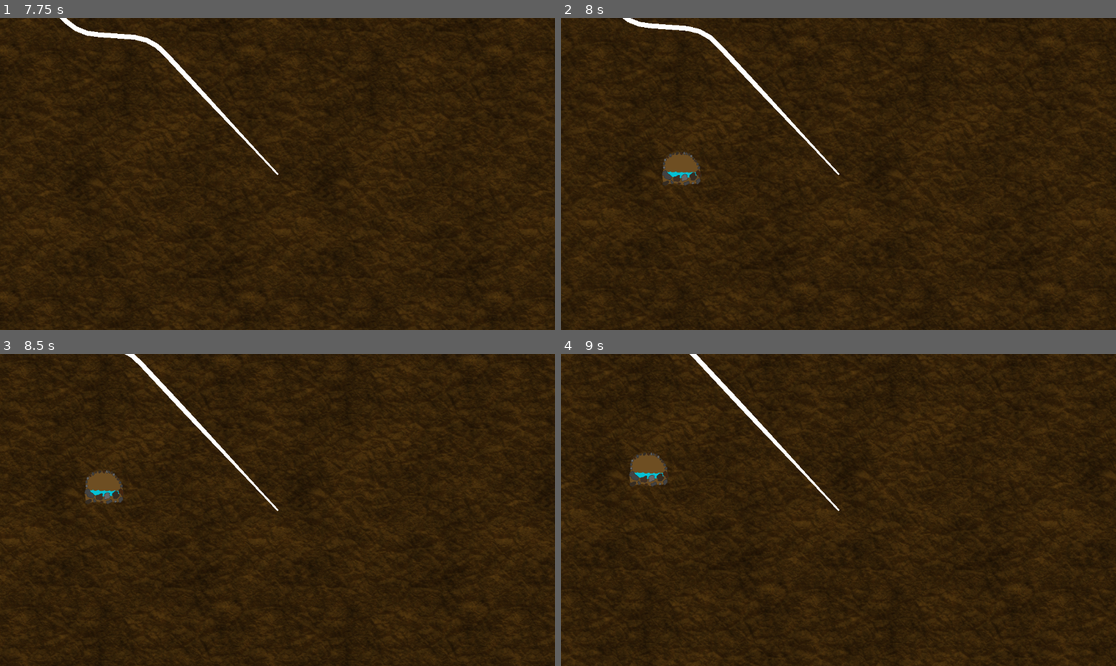
Above: before the commit, frames 1-4 (two rows, left to right).
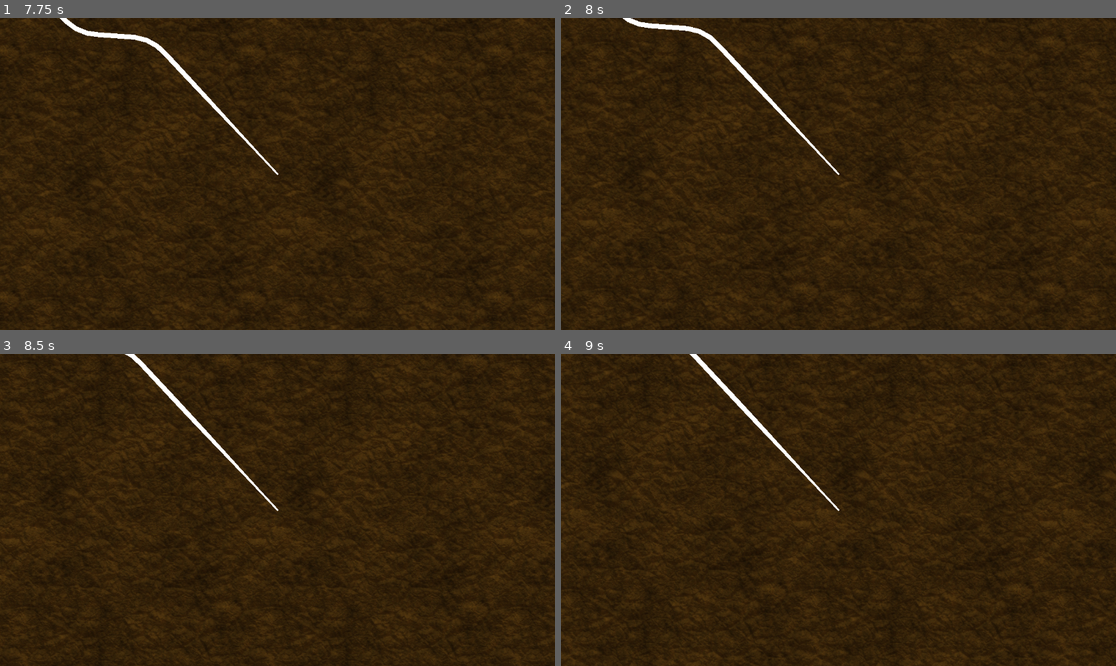
Above: after the commit, the same moments.

Repository: theghastlytuna/Broot_Force
Game: Godot game, scene res://Scenes/Areas/World.tscn
The game is run twice, just before and just after one commit, with the same random seed, the same clock (stepped at 60 frames per second) and the same inputs. The engine's default icon, where the game draws it, is replaced by a stand-in: a white triangle on a blue panel in a dark square.
Inputs (mouse positions are in pixels of both pictures, inside the frame that each line leads up to):
- Up to frame 1 (7.75 s): move the mouse to (399, 158) at 0.52 s; hold Right (ui_right) 0.53-1.25 s; click (399, 158) at 0.67 s; drag from (166, 189) to (249, 236) at 1.27 s; move the mouse to (333, 105) at 2.02 s; hold Right (ui_right) 2.03-2.75 s; drag from (249, 236) to (111, 127) at 2.77 s; move the mouse to (444, 220) at 3.52 s; hold Left (ui_left) 3.53-4.25 s; drag from (111, 127) to (194, 96) at 4.27 s; move the mouse to (305, 174) at 5.02 s; hold Down (ui_down) 5.03-5.75 s; click (305, 174) at 5.17 s; drag from (194, 96) to (166, 189) at 5.77 s; move the mouse to (399, 158) at 6.52 s; hold Up (ui_up) 6.53-7.25 s; drag from (166, 189) to (249, 236) at 7.27 s
- Up to frame 2 (8 s): no input
- Up to frame 3 (8.5 s): move the mouse to (333, 441) at 8.02 s; hold Down (ui_down) from 8.03 s (still down)
- Up to frame 4 (9 s): release Down (ui_down) at 8.75 s; drag from (810, 572) to (672, 463) at 8.77 s

Frame 1 is identical in both runs. In frame 2, 0.6% of the frame differs, in the area x 18-26%, y 42-54%; in frame 3, 0.6%; in frame 4, 0.6%, in the area x 12-20%, y 31-43%.
Error after the commit: Invalid access to property or key 'depthsCollected' on a base object of type 'Nil'. (res://Scripts/RootPhase/Spawn)

Commit message:
got saving working

Diff:
--- a/Scenes/Areas/World.tscn
+++ b/Scenes/Areas/World.tscn
@@ -1,15 +1,20 @@
-[gd_scene load_steps=8 format=3 uid="uid://brh7kxvkvq02q"]
+[gd_scene load_steps=11 format=3 uid="uid://brh7kxvkvq02q"]
 
 [ext_resource type="Texture2D" uid="uid://wnnrtab0skb7" path="res://Art Assets/Textures/Layer2.png" id="1_tfsmi"]
 [ext_resource type="Script" path="res://Scripts/RootPhase/Spawn Management/LayerManager.gd" id="2_5ev5r"]
 [ext_resource type="Texture2D" uid="uid://6mm3q3gblhrr" path="res://icon.svg" id="3_gnh0v"]
 [ext_resource type="Script" path="res://Scripts/RootPhase/Root/Line2D.gd" id="4_uwuhp"]
 [ext_resource type="Script" path="res://Scripts/RootPhase/Spawn Management/Spawner.gd" id="5_s6byk"]
+[ext_resource type="Script" path="res://Scripts/RootPhase/Root/Collider.gd" id="5_wty10"]
 [ext_resource type="PackedScene" uid="uid://o4ow5qdj2dwa" path="res://Scenes/RootInteractables/Resources/water.tscn" id="6_coeey"]
+[ext_resource type="Script" path="res://Scripts/SaveGame.gd" id="8_jhff2"]
 
 [sub_resource type="Curve" id="Curve_ebely"]
 _data = [Vector2(0, 1), 0.0, 0.0, 0, 0, Vector2(1, 0.373626), 0.0, 0.0, 0, 0]
 point_count = 2
+
+[sub_resource type="CircleShape2D" id="CircleShape2D_iqxhk"]
+radius = 5.0
 
 [node name="World" type="Node2D"]
 
@@ -56,6 +61,12 @@
 update_rotation = false
 update_scale = false
 
+[node name="Collider" type="Area2D" parent="Root/Tip"]
+script = ExtResource("5_wty10")
+
+[node name="CollisionShape2D" type="CollisionShape2D" parent="Root/Tip/Collider"]
+shape = SubResource("CircleShape2D_iqxhk")
+
 [node name="Camera2D" type="Camera2D" parent="."]
 position_smoothing_speed = 11.125
 rotation_smoothing_speed = 5.845
@@ -70,4 +81,8 @@
 
 [node name="Obsticles" type="Node2D" parent="."]
 
+[node name="SaveGame" type="Node2D" parent="."]
+script = ExtResource("8_jhff2")
+
 [connection signal="ChangedLayer" from="BackgroundManager" to="Root/Tip" method="_on_background_manager_changed_layer"]
+[connection signal="area_entered" from="Root/Tip/Collider" to="Root/Tip/Collider" method="_on_area_entered"]
--- a/Scenes/RootInteractables/Resources/water.tscn
+++ b/Scenes/RootInteractables/Resources/water.tscn
@@ -1,9 +1,18 @@
-[gd_scene load_steps=2 format=3 uid="uid://o4ow5qdj2dwa"]
+[gd_scene load_steps=3 format=3 uid="uid://o4ow5qdj2dwa"]
 
 [ext_resource type="Texture2D" uid="uid://b3rmq871487g8" path="res://Sprites/Collectables/Water.png" id="1_462i3"]
+
+[sub_resource type="RectangleShape2D" id="RectangleShape2D_oqbvq"]
+size = Vector2(85, 69)
 
 [node name="Node2D" type="Node2D" groups=["WaterResources"]]
 
 [node name="Water" type="Sprite2D" parent="."]
 scale = Vector2(0.333, 0.333)
 texture = ExtResource("1_462i3")
+
+[node name="Area2D" type="Area2D" parent="."]
+
+[node name="CollisionShape2D" type="CollisionShape2D" parent="Area2D"]
+position = Vector2(2.5, 5.5)
+shape = SubResource("RectangleShape2D_oqbvq")
--- a/Scenes/water.tscn
+++ b/Scenes/water.tscn
@@ -1,9 +1,18 @@
-[gd_scene load_steps=2 format=3 uid="uid://b6kae0ijhor46"]
+[gd_scene load_steps=3 format=3 uid="uid://b6kae0ijhor46"]
 
 [ext_resource type="Texture2D" uid="uid://b3rmq871487g8" path="res://Sprites/Collectables/Water.png" id="1_462i3"]
+
+[sub_resource type="RectangleShape2D" id="RectangleShape2D_36uwr"]
+size = Vector2(80, 70)
 
 [node name="Node2D" type="Node2D"]
 
 [node name="Water" type="Sprite2D" parent="."]
 scale = Vector2(0.333, 0.333)
 texture = ExtResource("1_462i3")
+
+[node name="Area2D" type="Area2D" parent="."]
+
+[node name="CollisionShape2D" type="CollisionShape2D" parent="Area2D"]
+position = Vector2(2, 3)
+shape = SubResource("RectangleShape2D_36uwr")
--- /dev/null
+++ b/Scripts/GameData.gd
@@ -0,0 +1,4 @@
+extends Resource
+class_name GameData
+
+@export var depthsCollected : Array[float]
--- /dev/null
+++ b/Scripts/RootPhase/Root/Collider.gd
@@ -0,0 +1,10 @@
+extends Area2D
+
+
+
+
+func _on_area_entered(area: Area2D) -> void:
+	if area.get_parent().is_in_group("COLLECTED"):
+		return
+	area.get_parent().add_to_group("COLLECTED")
+	$"../../../SaveGame".saveGame()
--- a/Scripts/RootPhase/Spawn Management/Spawner.gd
+++ b/Scripts/RootPhase/Spawn Management/Spawner.gd
@@ -14,6 +14,8 @@
 ##The node that each newly spawned object will be parented to
 @export var addingParent : Node2D
 
+#the place we have our save data
+var savedDataNode : Node2D
 
 func _ready():
 	noiseY = FastNoiseLite.new()
@@ -24,6 +26,7 @@
 	noiseX = FastNoiseLite.new()
 	noiseX.noise_type = FastNoiseLite.TYPE_VALUE
 
+	savedDataNode = $"../SaveGame"
 	pass
 
 func spawnObject(depth : float):
@@ -42,5 +45,8 @@
 			#make a new node, set its position, and add it to a parent
 			var newResource : Node2D = resourceDictionary[vec].instantiate()
 			newResource.global_position = Vector2(xPosition,depth)
+			if savedDataNode.saveData.depthsCollected.has(depth):
+				newResource.add_to_group("COLLECTED")
+				newResource.modulate = Color(0.5,0.5,0.5)
 			addingParent.add_child(newResource)
 			continue#dont keep iterating, once an object is spawned, any new objects would have the same X position so we will just leave it
--- /dev/null
+++ b/Scripts/SaveGame.gd
@@ -0,0 +1,25 @@
+extends Node2D
+
+
+var saveData : GameData
+
+func resetData():
+	saveData = GameData.new()
+	saveGame()
+
+func saveGame():
+	var collectedUnits = get_tree().get_nodes_in_group("COLLECTED")
+	for n in collectedUnits:
+		saveData.depthsCollected.append(n.global_position.y)
+		Debug.Log(n.name)
+	ResourceSaver.save(saveData,"user://Data.tres")
+
+func _enter_tree() -> void:
+	#load data
+	loadData()
+
+func loadData():
+	if FileAccess.file_exists("user://Data.tres"):
+		saveData = load("user://Data.tres")
+		Debug.Log(saveData.depthsCollected)
+	pass
Binary file changed: localization/localizations.en.translation
